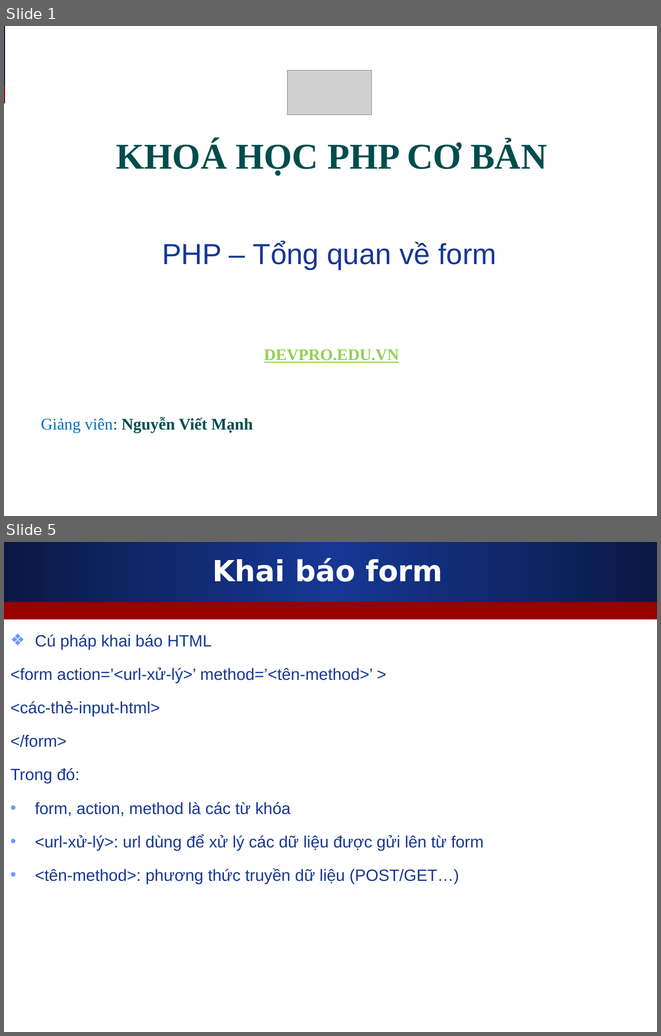
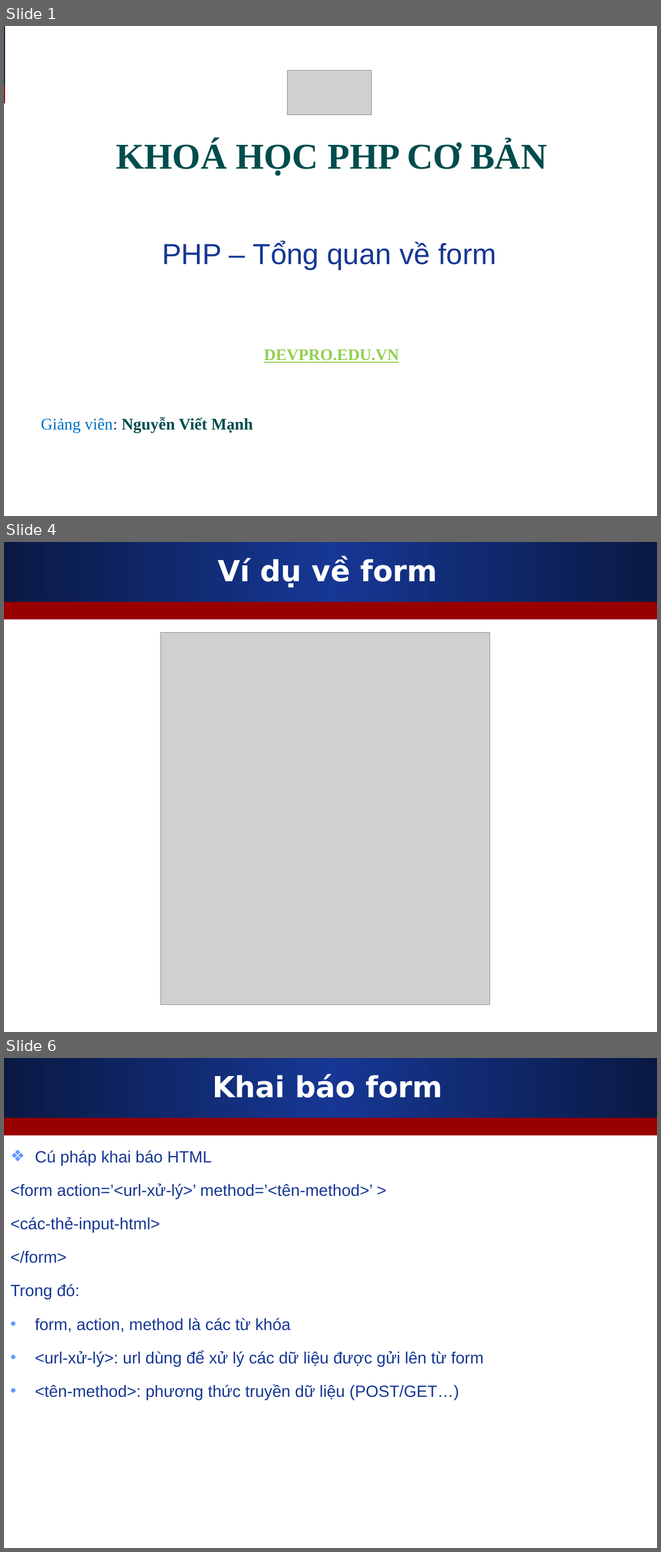
Before and after one commit to melng124/php39_devpro, a slide deck: Day14_Form/Slides/1_Form_Define_Syntax.ppt. Shown one above the other, each under a label of ours: slides 1 and 5 before the commit, slides 1, 4 and 6 after it; the slides between them are not shown. The pictures are 661x1036 and 661x1552 pixels, drawn with LibreOffice and Linux fonts; fonts in the diff are those of the drawing; grey boxes stand for pictures. Boxes give left, top, right and bottom in pixels: in the first picture for what was removed or moved away, otherwise in the second. Text is boxed around its words. In the diff, an @@ line names an element or a change of style, - is before the commit and + after.

```diff
--- a/Day14_Form/Slides/1_Form_Define_Syntax.ppt
+++ b/Day14_Form/Slides/1_Form_Define_Syntax.ppt
@@ slide 4 added at [4, 542, 657, 1032], background #FFFFFF; not listed: 2 template elements that a slide beside it also shows @@
@@ title added at [218, 557, 437, 587], 32 pt, text #FFFFFF, bold @@
+Ví dụ về form
@@ picture added at [161, 632, 490, 1004] @@
@@ what was slide 5 is now slide 6 @@
```
Also in this commit, not shown: 2 slides changed, 1 other slide added, 1 slide removed, 2 other files.
